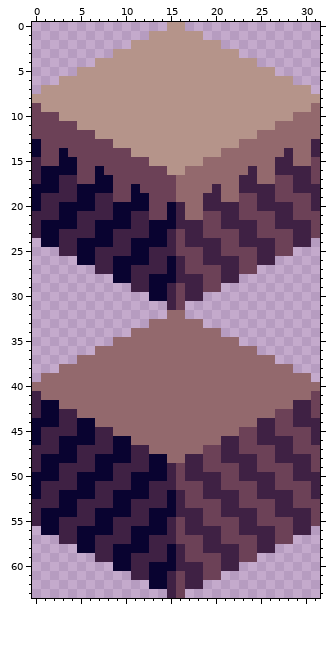
Edited in one commit: pixel-art file (DAYBREAK/Assets/Tile Palettes/Debug Tile Palette/DebugTilePalette_Ground.aseprite). The picture above was drawn from the file before the commit.
32x64 pixels, 1 frame.
The same view after the edit:
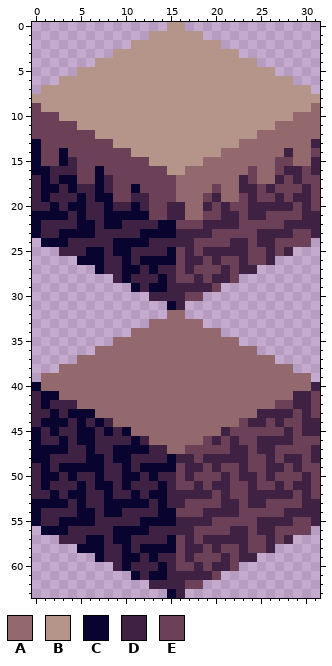
Palette (. is transparent): A #93696d  B #b5948a  C #090330  D #3f2144  E #6c4157
From old to new:
layer "Layer 3" added
layer "Layer 4" added
layer "Layer 5" added
Changed rows in their new state; - is an unchanged pixel.
Layers "Layer 5", "Layer 4":
first column x 0:
14 -------------------------------E
15 C---D----------------------EE--D
16 C-DDD-------------------E--E--ED
17 --DCC---D---------------E--D--E-
18 D---CDD-D-----------E----E---E-E
19 DC----DCC--DD------E----DEED-DDE
20 D-CD--D-CDD-D--D----E-E-D-----DE
21 CCC-DC--C--CC--D--------DD-EE-DD
22 CDDDDCCD--D--D--EEEDD--EE--E---D
23 CDDCCCCDD---C--CD--D---EEDDDDEED
24 ---C-DDDDCC--DD-D-EEE-D-E----EE-
25 -----D-C-CCDD--C-D---DDD-E--D---
26 -------C-D-D-CC-EDDE-EED-E------
27 -------C-D-C-C-DED----EDD-------
28 ---------D---D-DEE--D-E---------
29 -----------C----D--D------------
30 -------------DD-DEE-------------
31 ---------------CD---------------
first column x 0:
40 C------------------------------D
41 -CC--------------------------DD-
42 --DDD----------------------EE---
43 -D--CCC------------------DDDDE--
44 D--C--DCD--------------ED-ED-E--
45 --C-----CDC----------DE--EE-D-D-
46 ----D----DDCD------EDE---------E
47 CCC-D-C----CCDD--EE--E-D-DDEE--D
48 C-DDD-C-D----DDCD-EDD---E-DE--ED
49 --DCCCC-D-C-C--C----D---E-DD--E-
50 D---CDD-D-C-D-D---EEED---E---E-E
51 DC----DCC-CDD-C---DE-D--DEED-DDE
52 D-CD--D-CDD-DCCD-DD-E-E-D-----DE
53 CCC-DC--C--CC-CD--------DD-EE-DD
54 CDDDDCCD--D--D--EEEDD--EE--E---D
55 CDDCCCCDD---C--CD--D---EEDDDDEED
56 ---C-DDDDCC--DD-D-EEE-D-E----EE-
57 -----D-C-CCDD--C-D---DDD-E--D---
58 -------C-D-D-CC-EDDE-EED-E------
59 -------C-D-C-C-DED----EDD-------
60 ---------D---D-DEE--D-E---------
61 -----------C----D--D------------
62 -------------DD-DEE-------------
63 ---------------CD---------------
Boxes around the changes in both pictures, in picture pixels (x1, y1, x2, y2):
changed: (32, 148, 320, 310)
changed: (32, 382, 320, 598)
